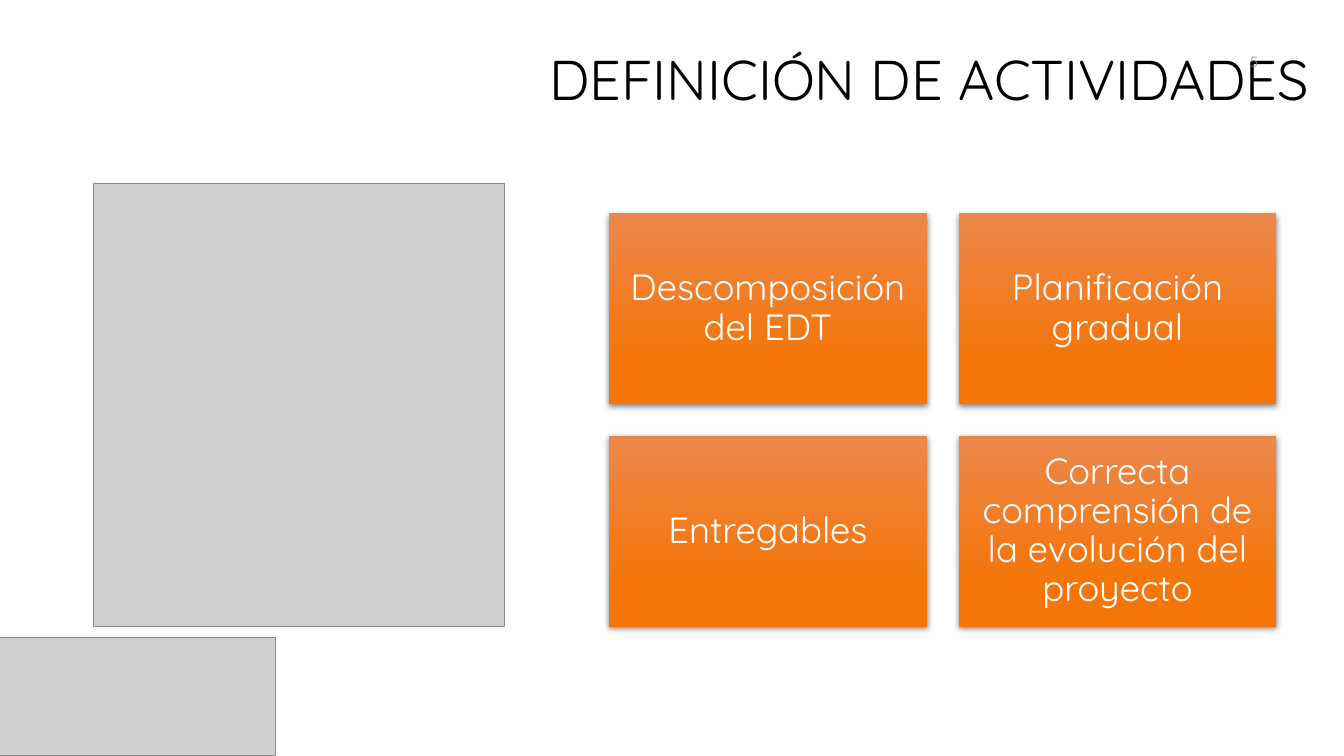
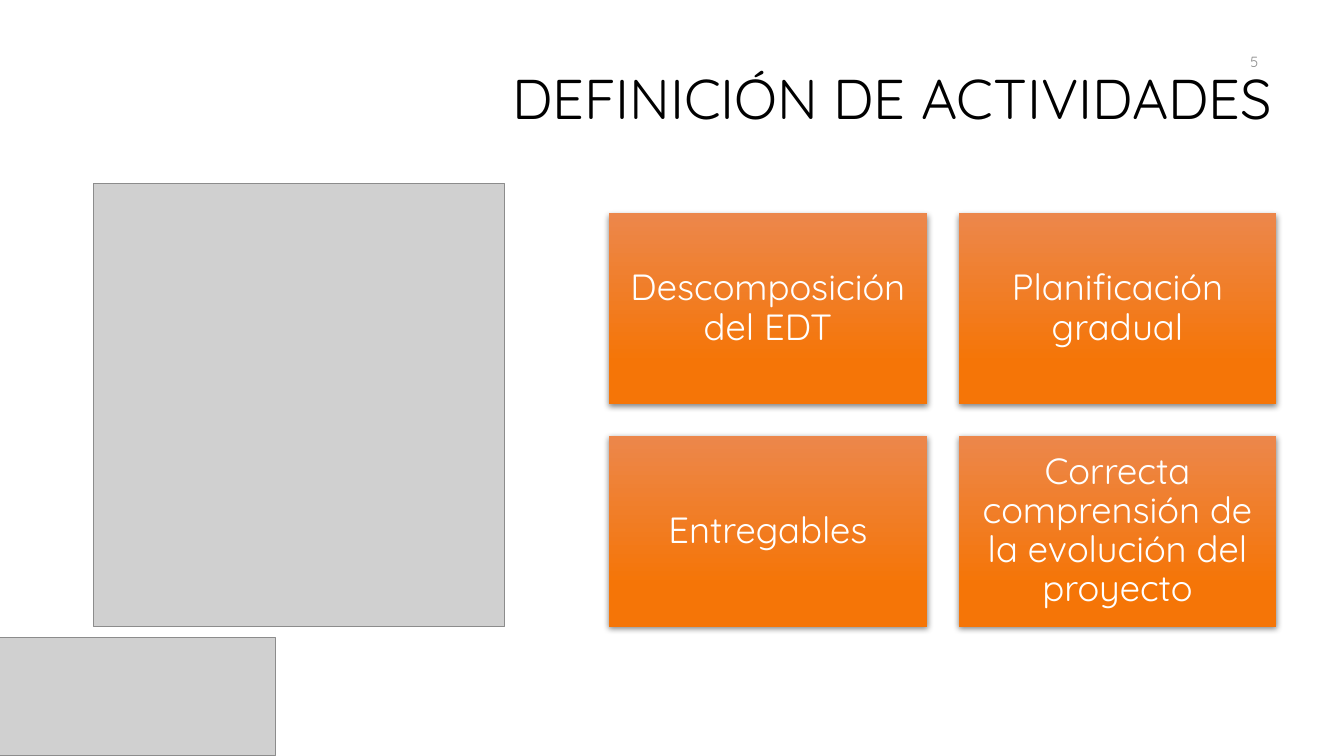
Before and after one commit to galledohm/Gestion_Proyectos, a slide deck: slide 5 of Documentos_generados/2.Gestion del tiempo/Presentación2.pptx. Drawn at 1344x756 pixels with LibreOffice and Linux fonts; fonts in the diff are those of the drawing; grey boxes stand for pictures; background and template pictures are left out. Boxes give left, top, right and bottom in pixels: in the first picture for what was removed or moved away, otherwise in the second. Text is boxed around its words. In the diff, an @@ line names an element or a change of style, - is before the commit and + after.

```diff
--- a/Documentos_generados/2.Gestion del tiempo/Presentación2.pptx
+++ b/Documentos_generados/2.Gestion del tiempo/Presentación2.pptx
@@ title "DEFINICIÓN DE ACTIVIDADES" rewrapped from <box>549,51,1309,101</box> to <box>512,61,1272,120</box> @@
```
Also in this commit, not shown: 4 other slides changed, 6 slides added.
